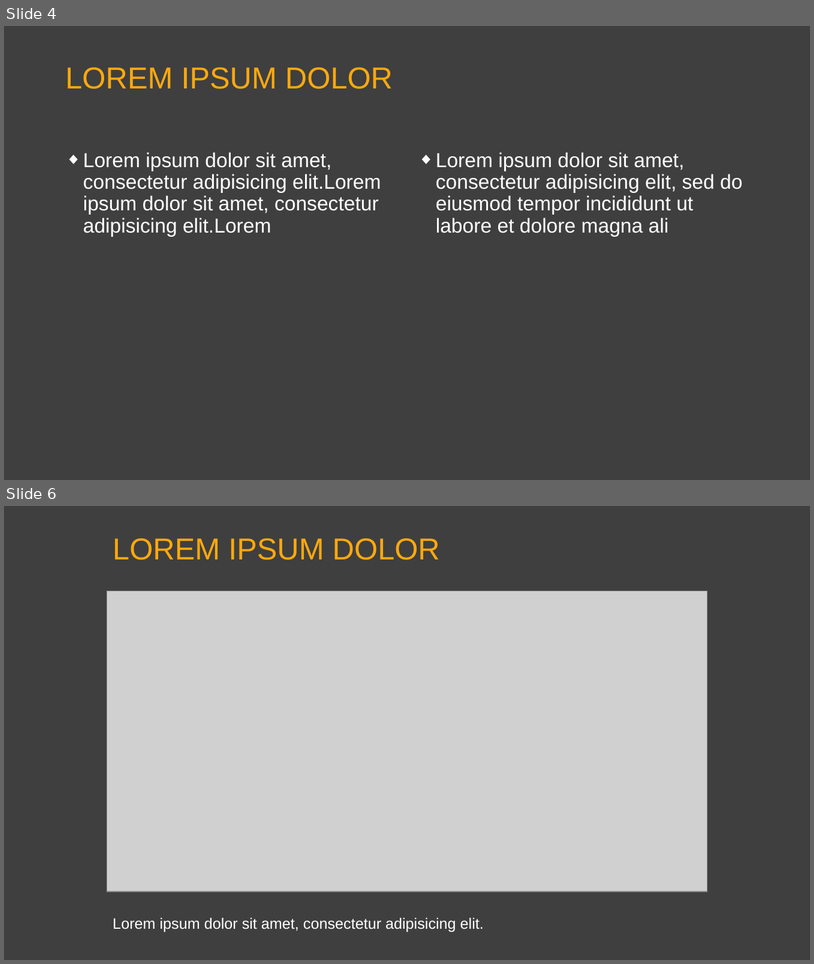
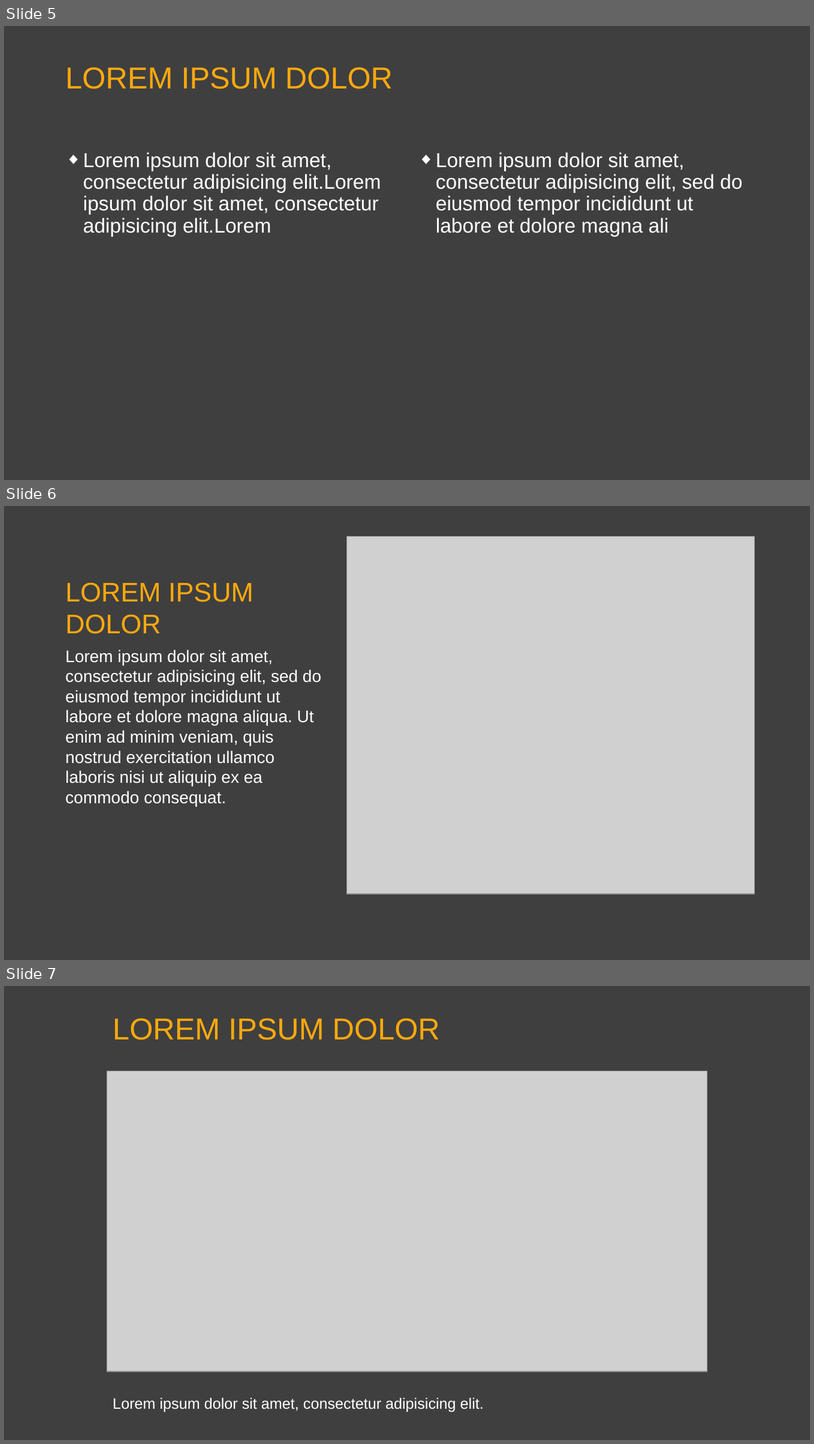
Before and after one commit to bigDataMLProject/Shrimp_hust, a slide deck: Shrimp_hust.pptx. Shown one above the other, each under a label of ours: slides 4 and 6 before the commit, slides 5, 6 and 7 after it; the slides between them are not shown. The pictures are 814x964 and 814x1444 pixels, drawn with LibreOffice and Linux fonts; fonts in the diff are those of the drawing; grey boxes stand for pictures; background and template pictures are left out. Boxes give left, top, right and bottom in pixels: in the first picture for what was removed or moved away, otherwise in the second. Text is boxed around its words. In the diff, an @@ line names an element or a change of style, - is before the commit and + after.

```diff
--- a/Shrimp_hust.pptx
+++ b/Shrimp_hust.pptx
@@ slide 6 added at (x1=4, y1=506, x2=810, y2=960), background picture (left out) @@
@@ picture added at (x1=347, y1=536, x2=755, y2=894) @@
@@ text added at (x1=65, y1=582, x2=254, y2=634), 32 pt, text #FFA90D @@
+LOREM IPSUM DOLOR
@@ text added at (x1=65, y1=649, x2=321, y2=806), 20 pt, text #FFFFFF @@
+Lorem ipsum dolor sit amet, consectetur adipisicing elit, sed do eiusmod tempor incididunt ut labore et dolore magna aliqua. Ut enim ad minim veniam, quis nostrud exercitation ullamco laboris nisi ut aliquip ex ea commodo consequat.
@@ what was slide 4 is now slide 5 @@
@@ what was slide 6 is now slide 7 @@
```
Also in this commit, not shown: 1 slide changed.
